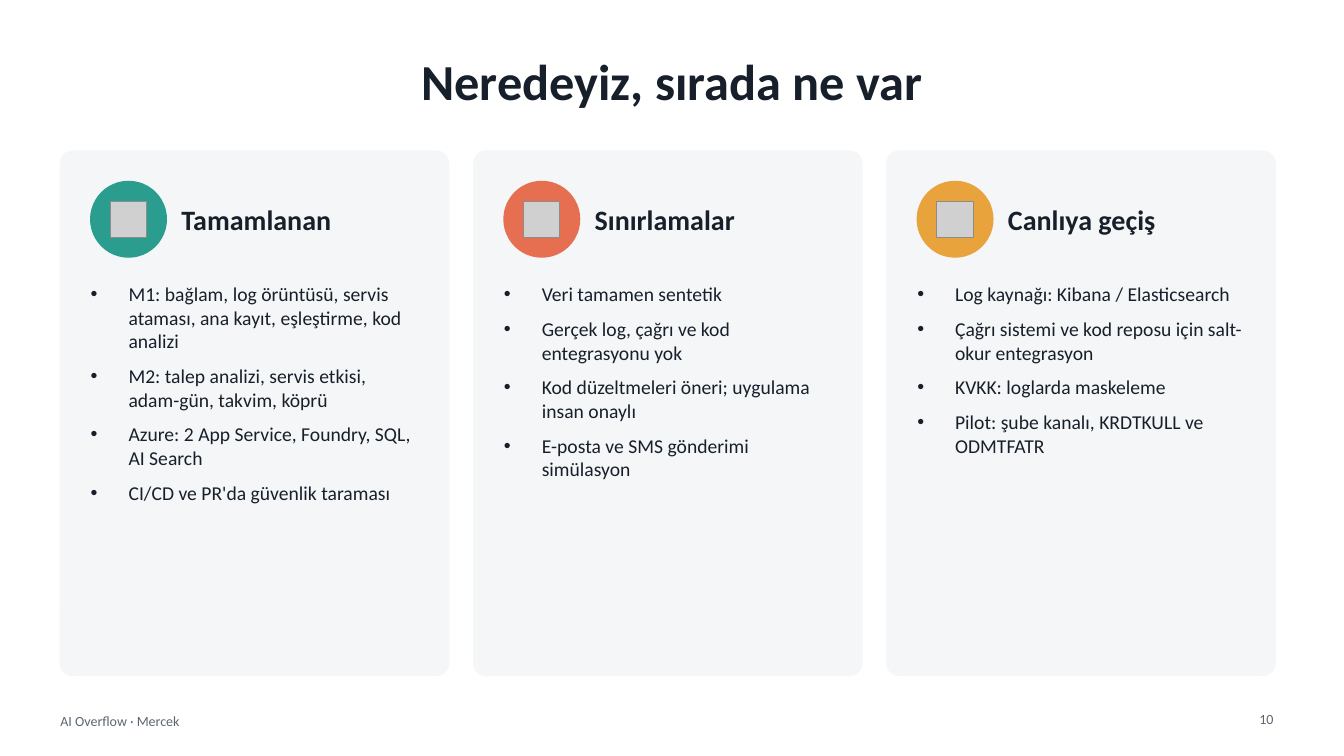
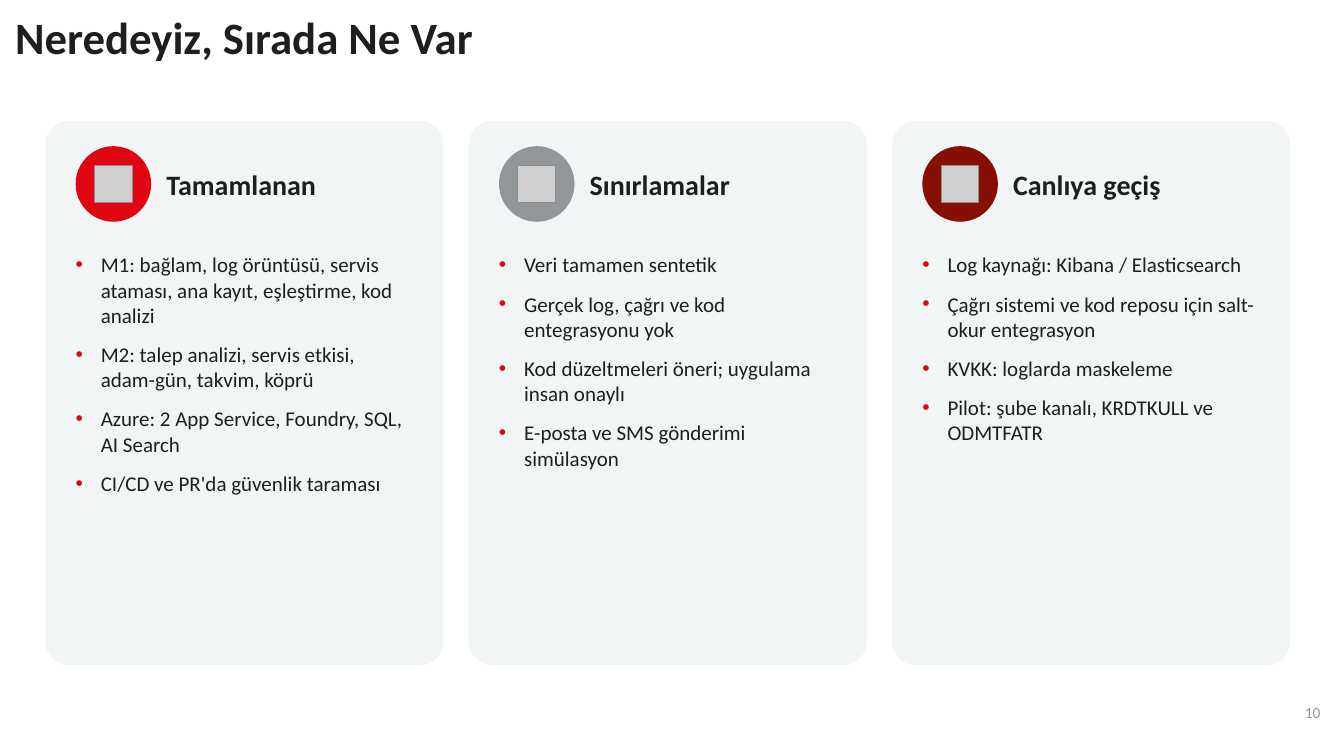
Before and after one commit to SeyhanAmasyalii/ZTHackathonStudy, a slide deck: slide 10 of presentation/Mercek_AI_Overflow_Sunum.pptx. Drawn at 1344x756 pixels with LibreOffice and Linux fonts; fonts in the diff are those of the drawing; grey boxes stand for pictures; background and template pictures are left out. Boxes give left, top, right and bottom in pixels: in the first picture for what was removed or moved away, otherwise in the second. Text is boxed around its words. In the diff, an @@ line names an element or a change of style, - is before the commit and + after.

```diff
--- a/presentation/Mercek_AI_Overflow_Sunum.pptx
+++ b/presentation/Mercek_AI_Overflow_Sunum.pptx
@@ text at box(15, 22, 473, 61): text changed; size 36 to 32 pt; text colour #17202A to #1E1E1E @@
-Neredeyiz, sırada ne var
+Neredeyiz, Sırada Ne Var
@@ text "Neredeyiz, Sırada Ne Var" at box(15, 22, 473, 61): vertical alignment middle to top @@
@@ rounded rectangle: place and size @@
-rounded rectangle at box(60, 151, 449, 676)
+rounded rectangle at box(45, 121, 444, 665)
@@ ellipse: place and size @@
-ellipse at box(91, 181, 166, 257)
+ellipse at box(76, 146, 151, 222)
@@ ellipse at box(76, 146, 151, 222): fill #2A9D8F to #E10514; outline #2A9D8F 1 pt to none @@
@@ text "Tamamlanan": place and size @@
-text "Tamamlanan" at box(181, 210, 331, 230)
+text "Tamamlanan" at box(166, 175, 316, 195)
@@ rounded rectangle: place and size @@
-rounded rectangle at box(474, 151, 862, 676)
+rounded rectangle at box(469, 121, 867, 665)
@@ ellipse: place and size @@
-ellipse at box(504, 181, 580, 257)
+ellipse at box(499, 146, 575, 222)
@@ ellipse at box(499, 146, 575, 222): fill #E76F51 to #91969B; outline #E76F51 1 pt to none @@
@@ text "Sınırlamalar": place and size @@
-text "Sınırlamalar" at box(595, 210, 735, 230)
+text "Sınırlamalar" at box(590, 175, 730, 195)
@@ fill #F4F6F8 to #F2F5F6; outline #F4F6F8 1 pt to none; proportions changed in 3 elements at box(469, 121, 867, 665), box(45, 121, 444, 665), box(892, 121, 1291, 665) @@
@@ rounded rectangle: place and size @@
-rounded rectangle at box(887, 151, 1275, 676)
+rounded rectangle at box(892, 121, 1291, 665)
@@ ellipse: place and size @@
-ellipse at box(918, 181, 993, 257)
+ellipse at box(923, 146, 998, 222)
@@ ellipse at box(923, 146, 998, 222): fill #E8A33D to #870F00; outline #E8A33D 1 pt to none @@
@@ text colour #17202A to #1E1E1E; more space between paragraphs in 3 elements at box(590, 175, 730, 195), box(166, 175, 316, 195), box(1013, 175, 1160, 200) @@
@@ text "Canlıya geçiş": place and size @@
-text "Canlıya geçiş" at box(1008, 210, 1155, 235)
+text "Canlıya geçiş" at box(1013, 175, 1160, 200)
@@ picture: place and size @@
-picture at box(110, 202, 146, 238)
+picture at box(95, 165, 133, 204)
@@ picture: place and size @@
-picture at box(524, 202, 561, 238)
+picture at box(518, 165, 557, 204)
@@ picture: place and size @@
-picture at box(937, 202, 973, 238)
+picture at box(942, 165, 980, 204)
@@ text "M1: bağlam, log örüntüsü, servis ...": place and size @@
-text "M1: bağlam, log örüntüsü, servis ..." at box(129, 287, 411, 504)
+text "M1: bağlam, log örüntüsü, servis ..." at box(101, 257, 402, 495)
@@ text "Veri tamamen sentetik": place and size @@
-text "Veri tamamen sentetik" at box(542, 287, 809, 479)
+text "Veri tamamen sentetik" at box(524, 257, 811, 470)
@@ size 14 to 15 pt, text colour #17202A to #1E1E1E; indent changed; more space between paragraphs in 3 elements at box(524, 257, 811, 470), box(101, 257, 402, 495), box(948, 257, 1254, 440) @@
@@ text "Log kaynağı: Kibana / Elasticsearch": place and size @@
-text "Log kaynağı: Kibana / Elasticsearch" at box(955, 287, 1242, 453)
+text "Log kaynağı: Kibana / Elasticsearch" at box(948, 257, 1254, 440)
@@ text removed at box(60, 716, 180, 726) @@
-AI Overflow · Mercek
@@ text "10": place and size @@
-text "10" at box(1259, 715, 1273, 724)
+text "10" at box(1305, 708, 1321, 718)
@@ text "10" at box(1305, 708, 1321, 718): size 10 to 11 pt, text colour #5B6673 to #91969B; more space between paragraphs @@
```
Also in this commit, not shown: 10 other slides changed, 56 other files.
